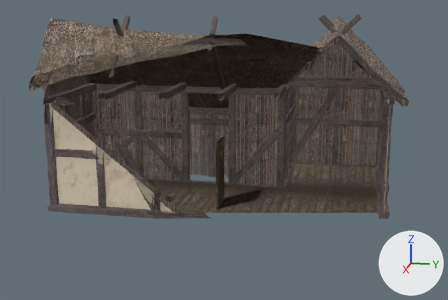
One commit to the glTF model assets/models/architetture/casa_paglia.glb: the scene before it, then after it.
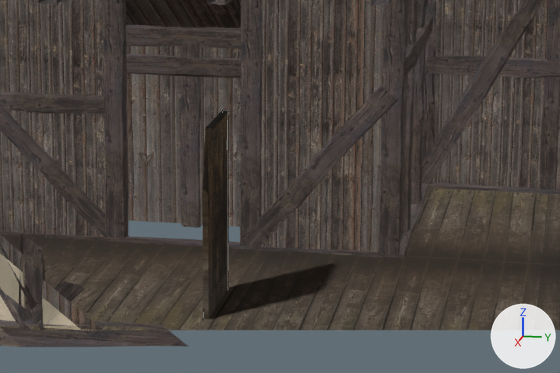
Each version is shown whole from a 50 mm lens placed at (17.73, 3.56, 5.97), pointed at (0.47, 0.11, 1.66), then close up on the part from 32% to 76% of the width and 33% to 76% of the height. The axes (+X, +Y, +Z) are drawn at lower right. The lights are the same throughout. The older version's two pictures come first. The close-ups show mesh edges as thin lines. Everything nearer to the camera than a plane just in front of the edit is cut away. Where no turn or scale is listed for an object, it has been applied to the vertices.

The older version as bpy lines, for what is in view:
```python
me_casa_paglia = bpy.data.meshes.new('casa_paglia')
me_casa_paglia.from_pydata(...)  # 4547 vertices, 8389 faces; spans x -5.53..6.03, y -5.43..5.43, z -0.17..5.44
# faces by material slot: [1130, 214, 234, 160, 6575, 8, 68]
me_casa_paglia.materials.append(mat_casa_paglia)
me_casa_paglia.materials.append(mat_casa_intonaco)
me_casa_paglia.materials.append(mat_casa_assi)
me_casa_paglia.materials.append(mat_casa_vetri)  # picture img_casa_vetri
me_casa_paglia.materials.append(mat_casa_travi)
me_casa_paglia.materials.append(mat_casa_pavimento)
me_casa_paglia.materials.append(mat_casa_scandole)
me_casa_porta = bpy.data.meshes.new('casa_porta')
me_casa_porta.from_pydata(...)  # a box spanning x 0.0..1.0, y -0.03..0.03, z 0.0..1.95
me_casa_porta.materials.append(mat_casa_porta)
ob_casa_paglia = bpy.data.objects.new('casa_paglia', me_casa_paglia)
ob_casa_paglia.location = (0.0, 0.0, 0.0)
ob_casa_porta = bpy.data.objects.new('casa_porta', me_casa_porta)
ob_casa_porta.location = (0.0, 0.0, 0.0)
```
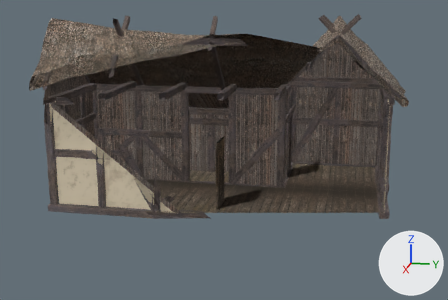
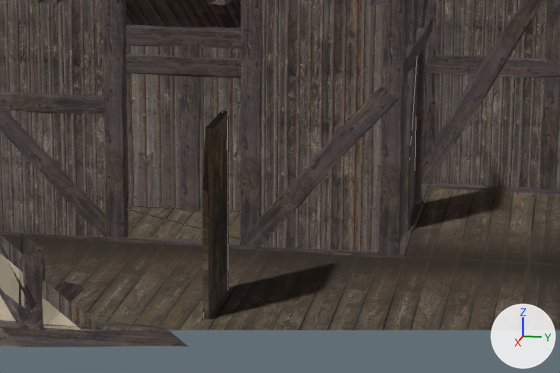
Boxes [x1, y1, x2, y2] around the edits, measured in the close-ups (560 x 373 px):
'casa_paglia_aggiunte', added (mostly hidden)
    after: [128, 61, 418, 242]
    faces in mat_casa_pavimento: [128, 207, 240, 242]
    faces in mat_casa_assi: [411, 61, 418, 211]

Diff of the bpy script that builds the scene:
```diff
--- a/assets/models/architetture/casa_paglia.glb.py
+++ b/assets/models/architetture/casa_paglia.glb.py
@@ me_casa_paglia_aggiunte @@
+me_casa_paglia_aggiunte.from_pydata(...)  # 12 vertices, 6 faces; spans x -3.63..-1.54, y -2.03..1.64, z 0.02..2.08
+# faces by material slot: [2, 2, 2]
+me_casa_paglia_aggiunte.materials.append(mat_casa_pavimento)
+me_casa_paglia_aggiunte.materials.append(mat_casa_intonaco)
+me_casa_paglia_aggiunte.materials.append(mat_casa_assi)
@@ ob_casa_paglia_aggiunte @@
+ob_casa_paglia_aggiunte = bpy.data.objects.new('casa_paglia_aggiunte', me_casa_paglia_aggiunte)
+ob_casa_paglia_aggiunte.location = (0.0, 0.0, 0.0)
```
